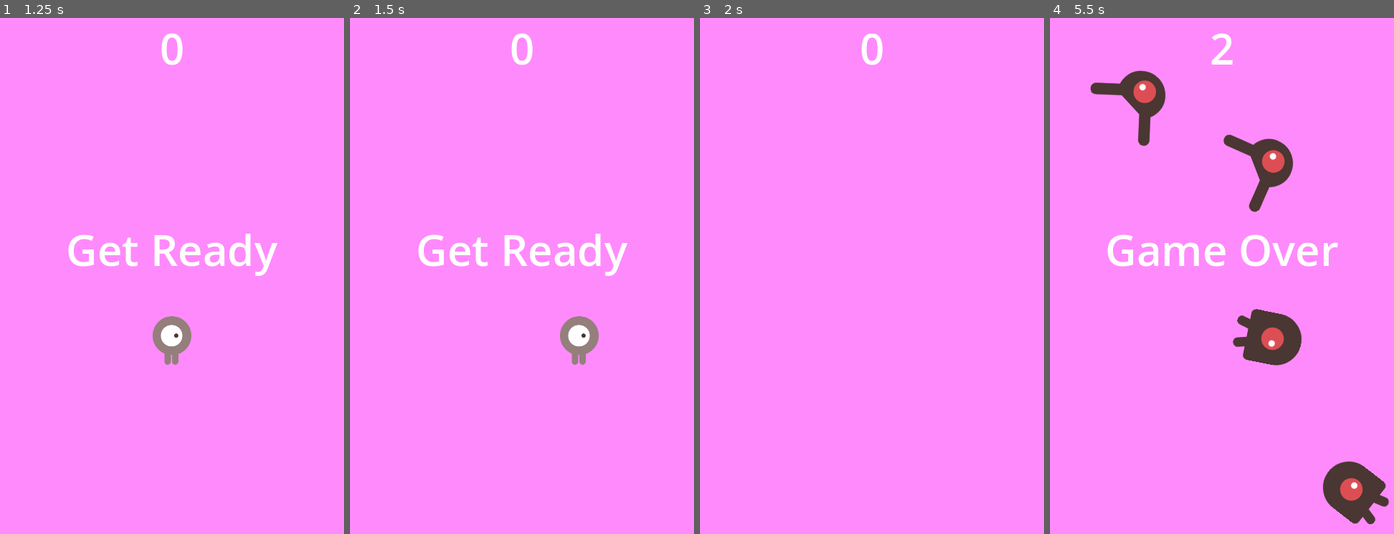
Above: before the commit, frames 1-4 (left to right).
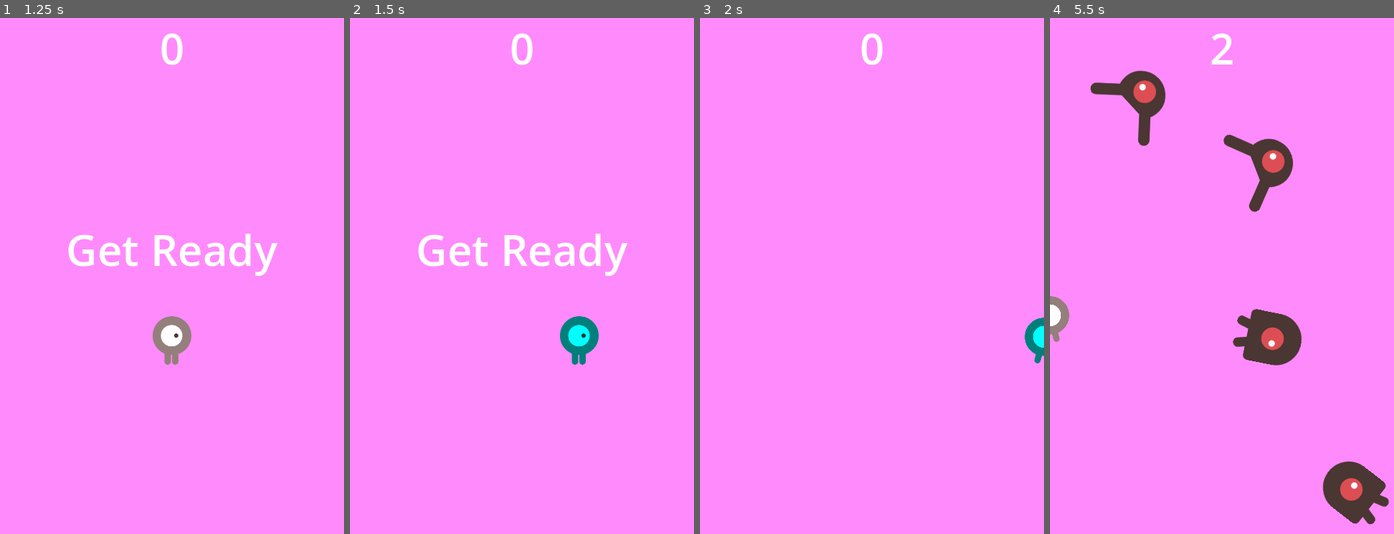
Above: after the commit, the same moments.

Repository: AdrianSasin/dodgeTheCreeps
Game: Godot game, scene res://Main.tscn
Same seed, same stepped clock (60 frames per second), same inputs: the game is played once before the commit and once after it.
Inputs:
- Up to frame 1 (1.25 s): click "Start" at 0.5 s
- Up to frame 2 (1.5 s): tap Enter at 1.25 s; hold D (move_right) from 1.28 s (still down); hold Space from 1.28 s (still down)
- Up to frame 3 (2 s): keep holding D (move_right); keep holding Space
- Up to frame 4 (5.5 s): release D (move_right) at 2.03 s; release Space at 2.03 s; hold S (move_down) 2.03-2.78 s; tap Space at 2.1, 2.27, 2.57, 3.6, 3.77, 4.07, 5.1, 5.27 s; hold D (move_right) 2.78-3.53 s; hold Space 2.78-3.53 s; hold W (move_up) 3.53-4.28 s; hold Space 4.28-5.03 s; hold A (move_left) from 4.28 s (still down)

Frame 1 is identical in both runs. In frame 2, 0.7% of the frame differs, in the area x 61-73%, y 57-68%; in frame 3, 0.4%; in frame 4, 1.8%, in the area x 0-84%, y 41-63%.

Commit message:
- modyfikacja koloru gracza po aktywacji tarczy - naprawa blędu z ternary operatora polegajacego na niezgodnosci typow int i float

Diff:
--- a/Player.gd
+++ b/Player.gd
@@ -2,7 +2,7 @@
 
 signal hit
 
-@export var speed = 400 # How fast the player will move (pixels/sec).
+@export var speed: float = 400.0 # How fast the player will move (pixels/sec).
 var screen_size # Size of the game window.
 
 var shield = false
@@ -30,7 +30,7 @@
 		$AnimatedSprite2D.stop()
 
 	position += velocity * delta
-	##position = position.clamp(Vector2.ZERO, screen_size)
+	position = position.clamp(Vector2.ZERO, screen_size)
 
 	if velocity.x != 0:
 		$AnimatedSprite2D.animation = &"right"
@@ -39,11 +39,14 @@
 		$AnimatedSprite2D.flip_h = velocity.x < 0
 	elif velocity.y != 0:
 		$AnimatedSprite2D.animation = &"up"
-		rotation = PI if velocity.y > 0 else 0
+		rotation = PI if velocity.y > 0 else 0.0
 	if Input.is_key_pressed(KEY_SPACE):
 		shield = true
+		$AnimatedSprite2D.modulate = Color(0, 1, 1)
 	else:
 		shield = false
+		$AnimatedSprite2D.modulate = Color.WHITE
+
 
 func start(pos):
 	position = pos
